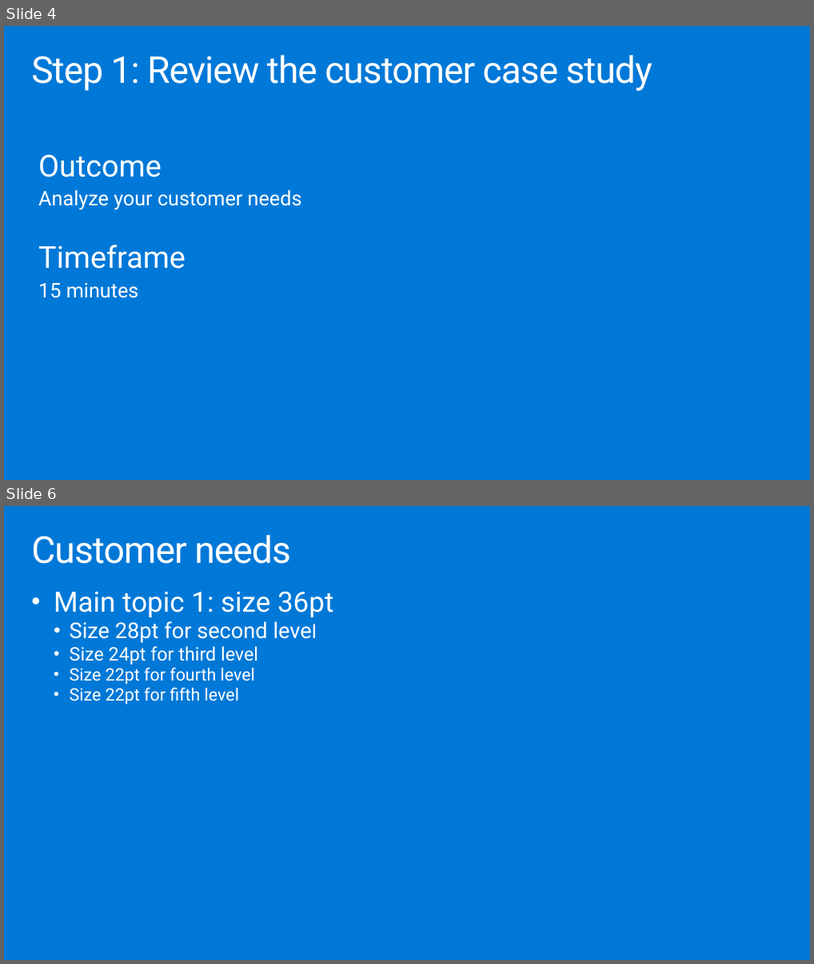
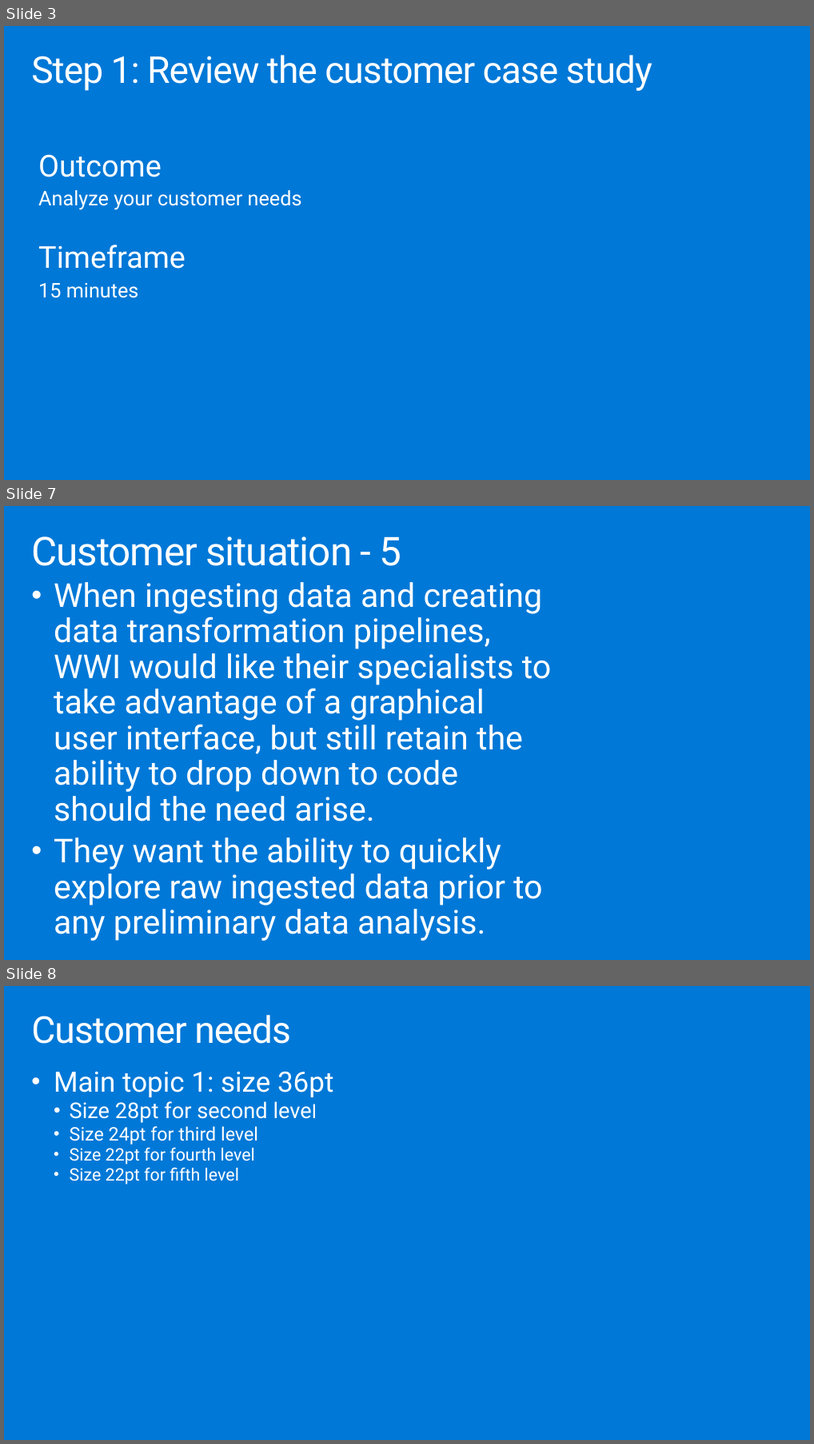
Before and after one commit to solliancenet/MCW-Azure-Synapse-Analytics, a slide deck: Whiteboard design session/WDS trainer presentation - Title xxx.pptx. Shown one above the other, each under a label of ours: slides 4 and 6 before the commit, slides 3, 7 and 8 after it; the slides between them are not shown. The pictures are 814x964 and 814x1444 pixels, drawn with LibreOffice and Linux fonts; fonts in the diff are those of the drawing. Boxes give left, top, right and bottom in pixels: in the first picture for what was removed or moved away, otherwise in the second. Text is boxed around its words. In the diff, an @@ line names an element or a change of style, - is before the commit and + after.

```diff
--- a/Whiteboard design session/WDS trainer presentation - Title xxx.pptx
+++ b/Whiteboard design session/WDS trainer presentation - Title xxx.pptx
@@ slide 7 added at bbox=[4, 506, 810, 960], background #0078D7 @@
@@ title added at bbox=[31, 536, 402, 566], 47 pt, text #FFFFFF @@
+Customer situation - 5
@@ text added at bbox=[54, 582, 552, 940], 39.2 pt, text #FFFFFF @@
+• When ingesting data and creating data transformation pipelines, WWI would like their specialists to take advantage of a graphical user interface, but still retain the ability to drop down to code should the need arise.
+• They want the ability to quickly explore raw ingested data prior to any preliminary data analysis.
@@ what was slide 4 is now slide 3 @@
@@ what was slide 6 is now slide 8 @@
```
Also in this commit, not shown: 5 other slides added, 4 slides removed.
